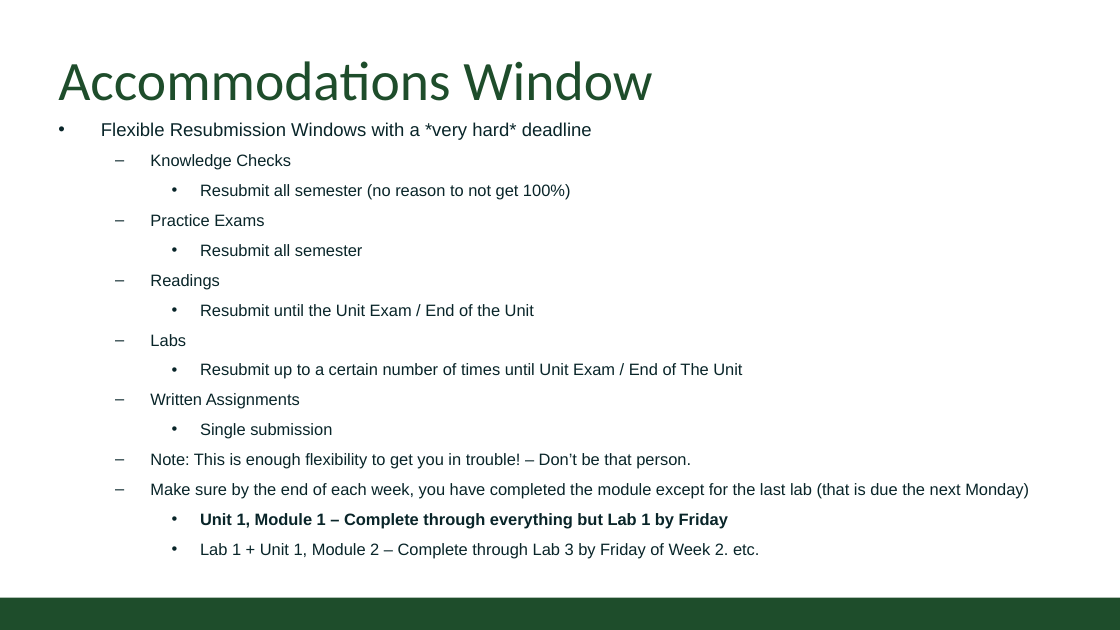
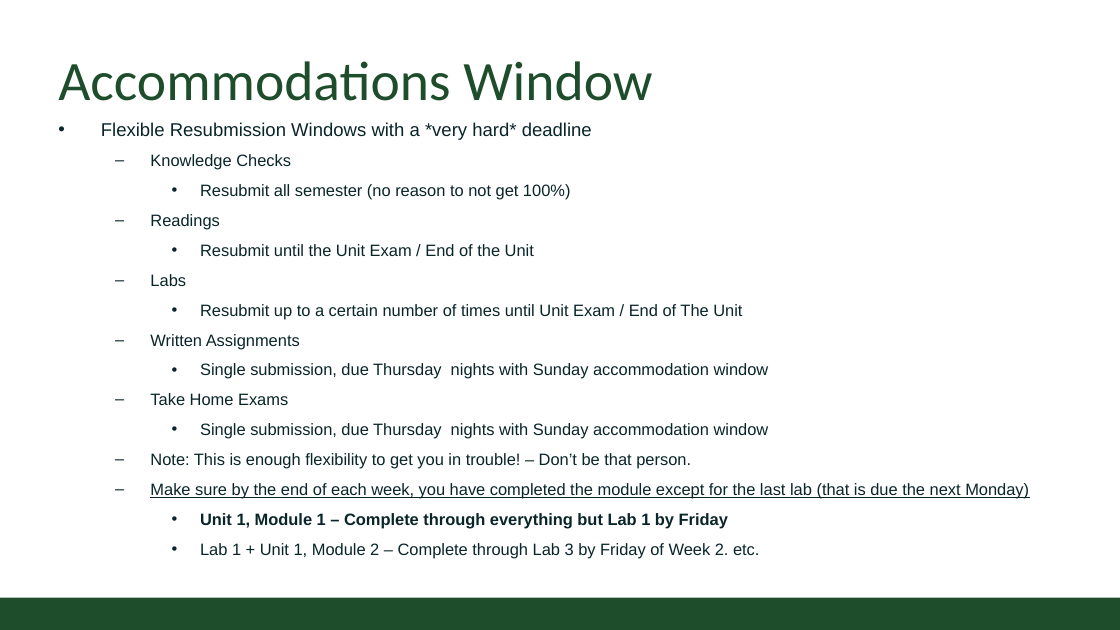
Before and after one commit to CSU-CS150/handouts, a slide deck: slide 4 of helpsessions/week1/format.pptx. Drawn at 1120x630 pixels with LibreOffice and Linux fonts; fonts in the diff are those of the drawing; background and template pictures are left out. Boxes give left, top, right and bottom in pixels: in the first picture for what was removed or moved away, otherwise in the second. Text is boxed around its words. In the diff, an @@ line names an element or a change of style, - is before the commit and + after.

Commit message:
updated class format slides

```diff
--- a/helpsessions/week1/format.pptx
+++ b/helpsessions/week1/format.pptx
@@ text at [150,214,264,226]: paragraphs removed @@
-  – Practice Exams
-    • Resubmit all semester
@@ text at [150,363,769,439]: text changed @@
-    • Single submission
+    • Single submission, due Thursday nights with Sunday accommodation window
+  – Take Home Exams
+    • Single submission, due Thursday nights with Sunday accommodation window
@@ text at [150,483,1029,499]: underline on in "Make sure by the end of each ..." @@
```
Also in this commit, not shown: 6 other slides changed, 2 slides removed.
